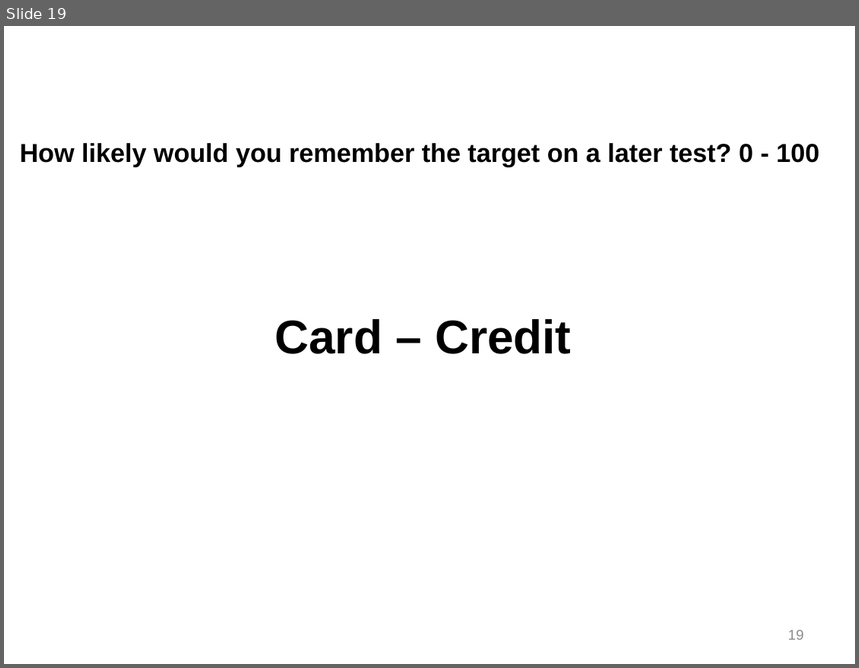
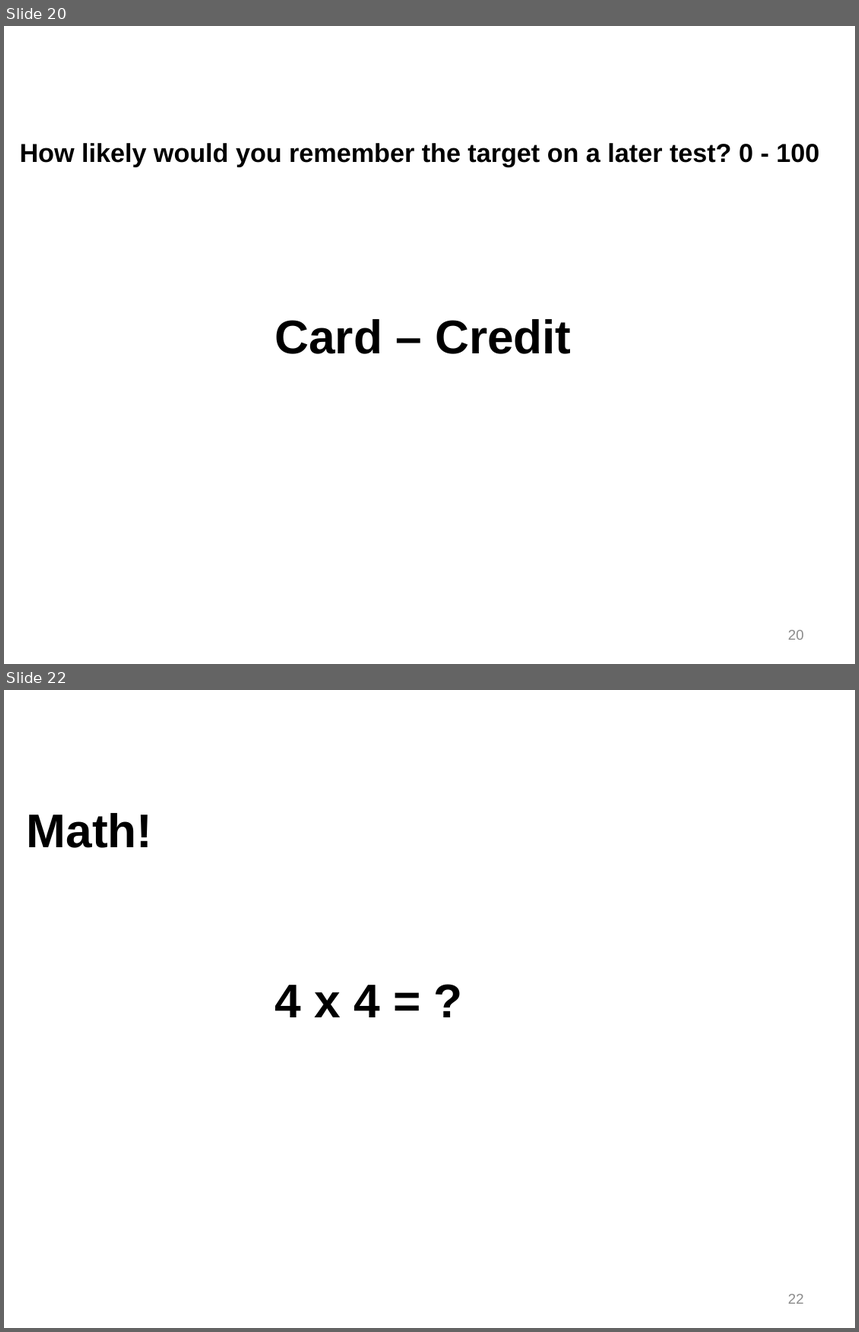
Before and after one commit to npm27/Teaching-Materials, a slide deck: Memory/Slides/Chapter 8.PPTX. Shown one above the other, each under a label of ours: slide 19 before the commit, slides 20 and 22 after it; the slides between them are not shown. The pictures are 859x668 and 859x1332 pixels, drawn with LibreOffice and Linux fonts; fonts in the diff are those of the drawing. Boxes give left, top, right and bottom in pixels: in the first picture for what was removed or moved away, otherwise in the second. Text is boxed around its words. In the diff, an @@ line names an element or a change of style, - is before the commit and + after.

```diff
--- a/Memory/Slides/Chapter 8.PPTX
+++ b/Memory/Slides/Chapter 8.PPTX
@@ slide 22 added at (4, 690, 855, 1328), background #FFFFFF @@
@@ text added at (27, 813, 153, 848), 40 pt, text #000000, bold @@
+Math!
@@ text added at (275, 985, 380, 1018), 40 pt, text #000000, bold @@
+4 x 4 = ?
@@ page number added at (788, 1294, 804, 1304), 12 pt, text #8C8C8C @@
+22
@@ what was slide 19 is now slide 20 @@
@@ page number at (788, 630, 804, 640): text changed @@
-19
+20
```
Also in this commit, not shown: 1 slide changed, 17 other slides added.
